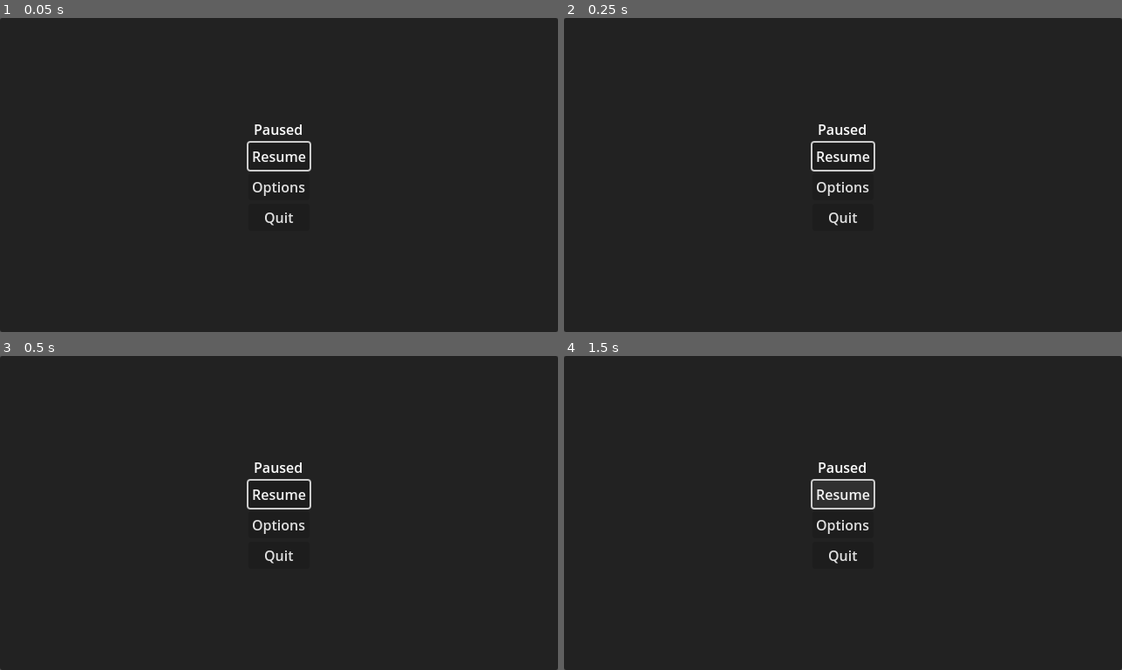
Above: before the commit, frames 1-4 (two rows, left to right).
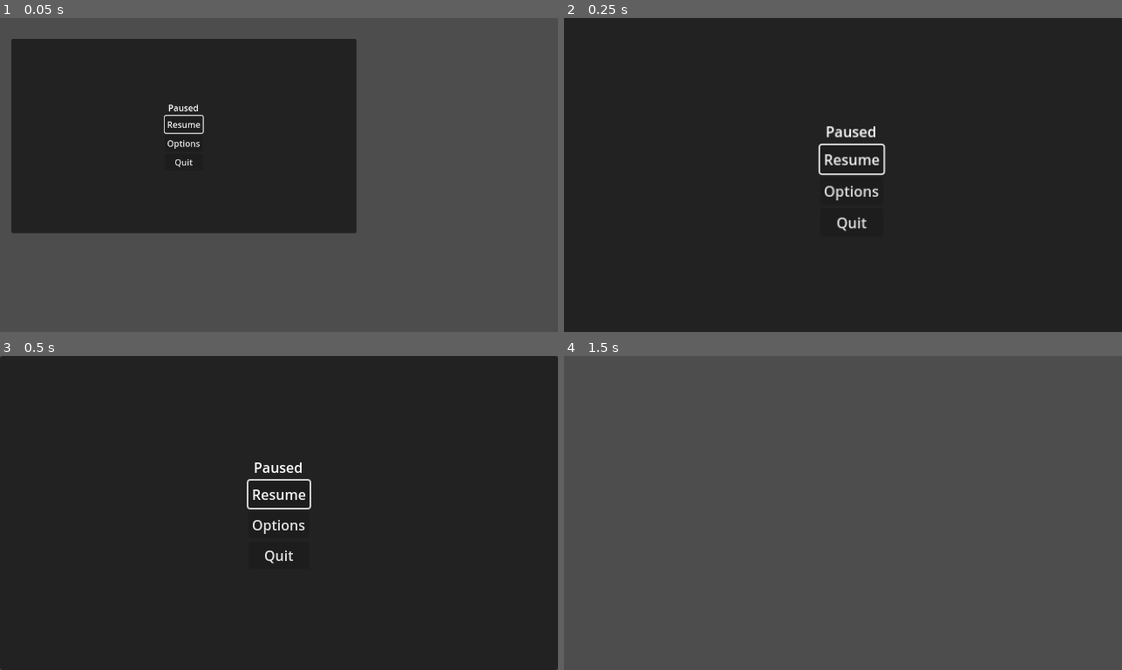
Above: after the commit, the same moments.

Repository: FocusedPhoenixGames/Template
Game: Godot game, scene res://scenes/ui/menus/pause_screen.tscn
Same seed, same stepped clock (60 frames per second), same inputs: the game is played once before the commit and once after it. This scene is started directly instead of the project's main scene.
Inputs (mouse positions are in pixels of both pictures, inside the frame that each line leads up to):
- Up to frame 1 (0.05 s): no input
- Up to frame 2 (0.25 s): no input
- Up to frame 3 (0.5 s): no input
- Up to frame 4 (1.5 s): click (843, 494) at 0.5 s, where only the run after the commit has a clickable "Resume"; tap Enter at 1.25 s

The runs differ from the first frame. In frame 1, 63% of the frame differs, in the area x 0-100%, y 0-100%; in frame 2, 1.4%; in frame 3, nothing differs; in frame 4, 100%.

Commit message:
UI Fix
Fixed:
- Pause menu
- Options menu

Diff:
--- a/project.godot
+++ b/project.godot
@@ -13,7 +13,7 @@
 config/name="TEMPLATE"
 config/tags=PackedStringArray("template")
 run/main_scene="res://scenes/ui/menus/title_screen.tscn"
-config/features=PackedStringArray("4.3", "GL Compatibility")
+config/features=PackedStringArray("4.2", "GL Compatibility")
 config/icon="res://icon.svg"
 
 [autoload]
@@ -34,42 +34,42 @@
 
 ui_accept={
 "deadzone": 0.5,
-"events": [Object(InputEventKey,"resource_local_to_scene":fa …(174 unchanged characters)… l_keycode":0,"key_label":0,"unicode":0,"location":0,"echo":false,"script":null)
-, Object(InputEventKey,"resource_local_to_scene":false,"reso …(165 unchanged characters)… l_keycode":0,"key_label":0,"unicode":0,"location":0,"echo":false,"script":null)
-, Object(InputEventKey,"resource_local_to_scene":false,"resource_name":"","device":0,"window_id":0,"alt_pressed":false,"shift_pressed":false,"ctrl_pressed":false,"meta_pressed":false,"pressed":false,"keycode":32,"physical_keycode":0,"key_label":0,"unicode":32,"location":0,"echo":false,"script":null)
+"events": [Object(InputEventKey,"resource_local_to_scene":fa …(174 unchanged characters)… l_keycode":0,"key_label":0,"unicode":0,"echo":false,"script":null)
+, Object(InputEventKey,"resource_local_to_scene":false,"reso …(165 unchanged characters)… l_keycode":0,"key_label":0,"unicode":0,"echo":false,"script":null)
+, Object(InputEventKey,"resource_local_to_scene":false,"resource_name":"","device":0,"window_id":0,"alt_pressed":false,"shift_pressed":false,"ctrl_pressed":false,"meta_pressed":false,"pressed":false,"keycode":32,"physical_keycode":0,"key_label":0,"unicode":32,"echo":false,"script":null)
 , Object(InputEventJoypadButton,"resource_local_to_scene":false,"resource_name":"","device":-1,"button_index":1,"pressure":0.0,"pressed":false,"script":null)
 ]
 }
 ui_left={
 "deadzone": 0.5,
-"events": [Object(InputEventKey,"resource_local_to_scene":fa …(174 unchanged characters)… l_keycode":0,"key_label":0,"unicode":0,"location":0,"echo":false,"script":null)
+"events": [Object(InputEventKey,"resource_local_to_scene":fa …(174 unchanged characters)… l_keycode":0,"key_label":0,"unicode":0,"echo":false,"script":null)
 , Object(InputEventJoypadButton,"resource_local_to_scene":false,"resource_name":"","device":0,"button_index":13,"pressure":0.0,"pressed":false,"script":null)
 , Object(InputEventJoypadMotion,"resource_local_to_scene":false,"resource_name":"","device":0,"axis":0,"axis_value":-1.0,"script":null)
-, Object(InputEventKey,"resource_local_to_scene":false,"reso …(162 unchanged characters)… keycode":65,"key_label":0,"unicode":97,"location":0,"echo":false,"script":null)
+, Object(InputEventKey,"resource_local_to_scene":false,"reso …(162 unchanged characters)… keycode":65,"key_label":0,"unicode":97,"echo":false,"script":null)
 ]
 }
 ui_right={
 "deadzone": 0.5,
-"events": [Object(InputEventKey,"resource_local_to_scene":fa …(174 unchanged characters)… l_keycode":0,"key_label":0,"unicode":0,"location":0,"echo":false,"script":null)
+"events": [Object(InputEventKey,"resource_local_to_scene":fa …(174 unchanged characters)… l_keycode":0,"key_label":0,"unicode":0,"echo":false,"script":null)
 , Object(InputEventJoypadButton,"resource_local_to_scene":false,"resource_name":"","device":0,"button_index":14,"pressure":0.0,"pressed":false,"script":null)
 , Object(InputEventJoypadMotion,"resource_local_to_scene":false,"resource_name":"","device":0,"axis":0,"axis_value":1.0,"script":null)
-, Object(InputEventKey,"resource_local_to_scene":false,"reso …(163 unchanged characters)… eycode":68,"key_label":0,"unicode":100,"location":0,"echo":false,"script":null)
+, Object(InputEventKey,"resource_local_to_scene":false,"reso …(163 unchanged characters)… eycode":68,"key_label":0,"unicode":100,"echo":false,"script":null)
 ]
 }
 ui_up={
 "deadzone": 0.5,
-"events": [Object(InputEventKey,"resource_local_to_scene":fa …(174 unchanged characters)… l_keycode":0,"key_label":0,"unicode":0,"location":0,"echo":false,"script":null)
+"events": [Object(InputEventKey,"resource_local_to_scene":fa …(174 unchanged characters)… l_keycode":0,"key_label":0,"unicode":0,"echo":false,"script":null)
 , Object(InputEventJoypadButton,"resource_local_to_scene":false,"resource_name":"","device":0,"button_index":11,"pressure":0.0,"pressed":false,"script":null)
 , Object(InputEventJoypadMotion,"resource_local_to_scene":false,"resource_name":"","device":0,"axis":1,"axis_value":-1.0,"script":null)
-, Object(InputEventKey,"resource_local_to_scene":false,"reso …(163 unchanged characters)… eycode":87,"key_label":0,"unicode":119,"location":0,"echo":false,"script":null)
+, Object(InputEventKey,"resource_local_to_scene":false,"reso …(163 unchanged characters)… eycode":87,"key_label":0,"unicode":119,"echo":false,"script":null)
 ]
 }
 ui_down={
 "deadzone": 0.5,
-"events": [Object(InputEventKey,"resource_local_to_scene":fa …(174 unchanged characters)… l_keycode":0,"key_label":0,"unicode":0,"location":0,"echo":false,"script":null)
+"events": [Object(InputEventKey,"resource_local_to_scene":fa …(174 unchanged characters)… l_keycode":0,"key_label":0,"unicode":0,"echo":false,"script":null)
 , Object(InputEventJoypadButton,"resource_local_to_scene":false,"resource_name":"","device":0,"button_index":12,"pressure":0.0,"pressed":false,"script":null)
 , Object(InputEventJoypadMotion,"resource_local_to_scene":false,"resource_name":"","device":0,"axis":1,"axis_value":1.0,"script":null)
-, Object(InputEventKey,"resource_local_to_scene":false,"reso …(163 unchanged characters)… eycode":83,"key_label":0,"unicode":115,"location":0,"echo":false,"script":null)
+, Object(InputEventKey,"resource_local_to_scene":false,"reso …(163 unchanged characters)… eycode":83,"key_label":0,"unicode":115,"echo":false,"script":null)
 ]
 }
 
--- a/scenes/ui/menus/options_screen.gd
+++ b/scenes/ui/menus/options_screen.gd
@@ -13,8 +13,8 @@
 	windowButton.pressed.connect(on_window_button_pressed)
 	backButton.pressed.connect(on_back_button_pressed)
 	masterSlider.value_changed.connect(on_audio_slider_changed.bind("Master"))
-	sfxSlider.value_changed.connect(on_audio_slider_changed.bind("sfx"))
-	musicSlider.value_changed.connect(on_audio_slider_changed.bind("music"))
+	sfxSlider.value_changed.connect(on_audio_slider_changed.bind("Sfx"))
+	musicSlider.value_changed.connect(on_audio_slider_changed.bind("Music"))
 	masterSlider.grab_focus()
 	update_display()
 
@@ -25,8 +25,8 @@
 		windowButton.text = "Fullscreen"
 
 	masterSlider.value = get_bus_volume_percent("Master")
-	sfxSlider.value = get_bus_volume_percent("sfx")
-	musicSlider.value = get_bus_volume_percent("music")
+	sfxSlider.value = get_bus_volume_percent("Sfx")
+	musicSlider.value = get_bus_volume_percent("Music")
 
 
 func get_bus_volume_percent(busName: String) -> float:
--- a/scenes/ui/menus/options_screen.tscn
+++ b/scenes/ui/menus/options_screen.tscn
@@ -62,17 +62,14 @@
 step = 0.01
 
 [node name="SfxContainer" type="VBoxContainer" parent="MarginContainer/PanelContainer/MarginContainer/OptionsContainer/VBoxContainer"]
-auto_translate_mode = 1
 layout_mode = 2
 
 [node name="SfxLabel" type="Label" parent="MarginContainer/PanelContainer/MarginContainer/OptionsContainer/VBoxContainer/SfxContainer"]
-auto_translate_mode = 1
 layout_mode = 2
 text = "SFX Volume"
 
 [node name="SfxSlider" type="HSlider" parent="MarginContainer/PanelContainer/MarginContainer/OptionsContainer/VBoxContainer/SfxContainer"]
 unique_name_in_owner = true
-auto_translate_mode = 1
 layout_mode = 2
 focus_neighbor_top = NodePath("../../MasterContainer/MasterSlider")
 focus_neighbor_bottom = NodePath("../../MusicContainer/MusicSlider")
@@ -82,17 +79,14 @@
 step = 0.01
 
 [node name="MusicContainer" type="VBoxContainer" parent="MarginContainer/PanelContainer/MarginContainer/OptionsContainer/VBoxContainer"]
-auto_translate_mode = 1
 layout_mode = 2
 
 [node name="MusicLabel" type="Label" parent="MarginContainer/PanelContainer/MarginContainer/OptionsContainer/VBoxContainer/MusicContainer"]
-auto_translate_mode = 1
 layout_mode = 2
 text = "Music Volume"
 
 [node name="MusicSlider" type="HSlider" parent="MarginContainer/PanelContainer/MarginContainer/OptionsContainer/VBoxContainer/MusicContainer"]
 unique_name_in_owner = true
-auto_translate_mode = 1
 layout_mode = 2
 focus_neighbor_top = NodePath("../../SfxContainer/SfxSlider")
 focus_neighbor_bottom = NodePath("../../WindowContainer/WindowButton")
@@ -102,11 +96,9 @@
 step = 0.01
 
 [node name="WindowContainer" type="VBoxContainer" parent="MarginContainer/PanelContainer/MarginContainer/OptionsContainer/VBoxContainer"]
-auto_translate_mode = 1
 layout_mode = 2
 
 [node name="WindowLabel" type="Label" parent="MarginContainer/PanelContainer/MarginContainer/OptionsContainer/VBoxContainer/WindowContainer"]
-auto_translate_mode = 1
 layout_mode = 2
 text = "Window Mode"
 
--- a/scenes/ui/menus/pause_screen.tscn
+++ b/scenes/ui/menus/pause_screen.tscn
@@ -4,6 +4,7 @@
 [ext_resource type="PackedScene" uid="uid://blwf5biyyuc2h" path="res://scenes/ui/menus/sound_button.tscn" id="1_6u508"]
 
 [node name="PauseScreen" type="CanvasLayer"]
+process_mode = 3
 script = ExtResource("1_0r31t")
 
 [node name="MarginContainer" type="MarginContainer" parent="."]
@@ -47,7 +48,6 @@
 
 [node name="OptionsButton" parent="MarginContainer/PanelContainer/MarginContainer/VBoxContainer/VBoxContainer" instance=ExtResource("1_6u508")]
 unique_name_in_owner = true
-auto_translate_mode = 1
 layout_mode = 2
 focus_neighbor_top = NodePath("../ResumeButton")
 focus_neighbor_bottom = NodePath("../QuitButton")
@@ -57,7 +57,6 @@
 
 [node name="QuitButton" parent="MarginContainer/PanelContainer/MarginContainer/VBoxContainer/VBoxContainer" instance=ExtResource("1_6u508")]
 unique_name_in_owner = true
-auto_translate_mode = 1
 layout_mode = 2
 focus_neighbor_top = NodePath("../OptionsButton")
 focus_neighbor_bottom = NodePath("../ResumeButton")
